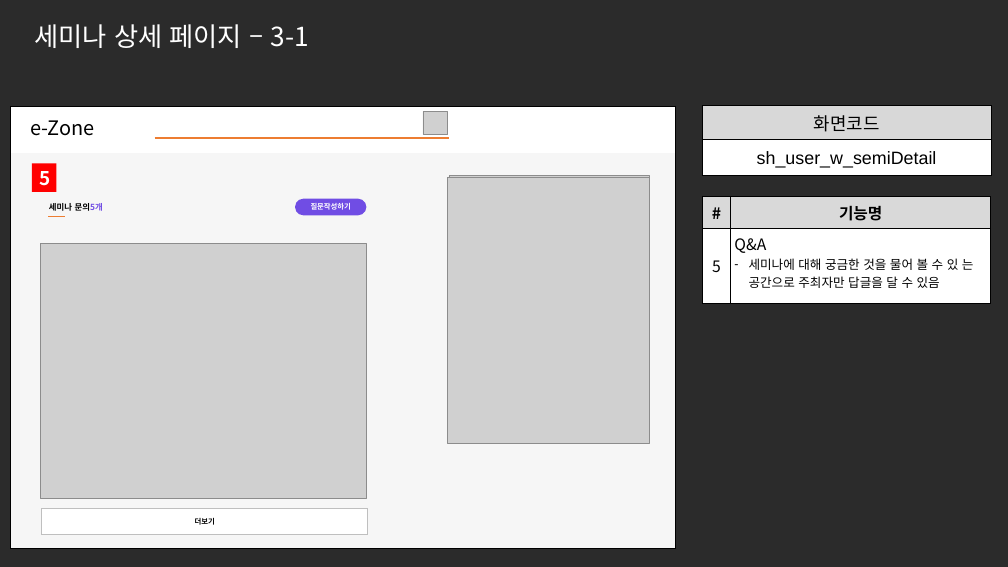
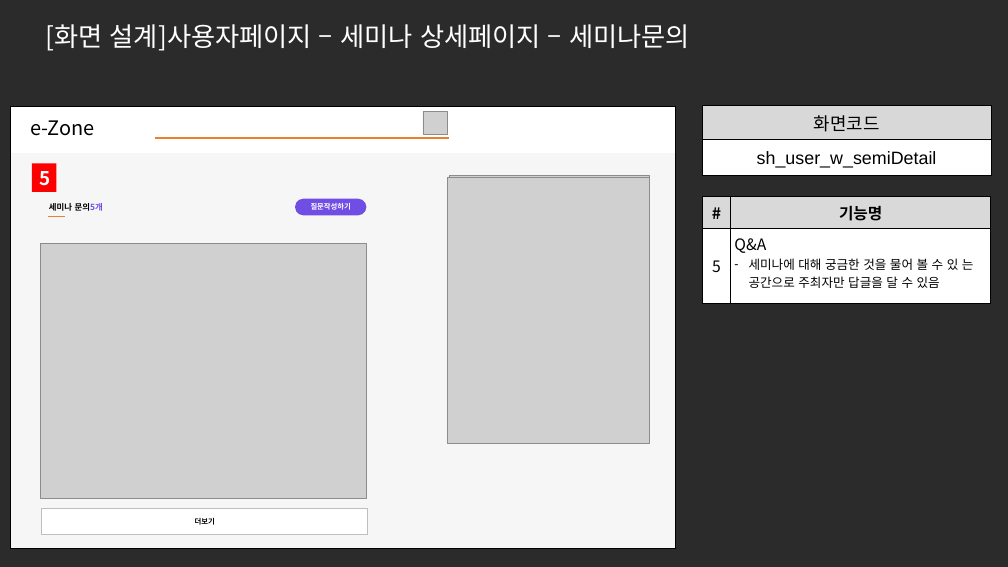
Before and after one commit to ezenteam2/e-Zone, a slide deck: slide 4 of 0 발표용 파워포인트/project05 - 파워포인트 종합 - 서희.pptx. Drawn at 1008x567 pixels with LibreOffice and Linux fonts; fonts in the diff are those of the drawing; grey boxes stand for pictures; background and template pictures are left out; a plain dark background stands for a picture behind light text. Boxes give left, top, right and bottom in pixels: in the first picture for what was removed or moved away, otherwise in the second. Text is boxed around its words. In the diff, an @@ line names an element or a change of style, - is before the commit and + after.

```diff
--- a/0 발표용 파워포인트/project05 - 파워포인트 종합 - 서희.pptx
+++ b/0 발표용 파워포인트/project05 - 파워포인트 종합 - 서희.pptx
@@ text at [46,24,690,51]: text changed @@
-세미나 상세 페이지 – 3-1
+[화면 설계]사용자페이지 – 세미나 상세페이지 – 세미나문의
```
Also in this commit, not shown: 28 other slides changed, 1 slide removed.
